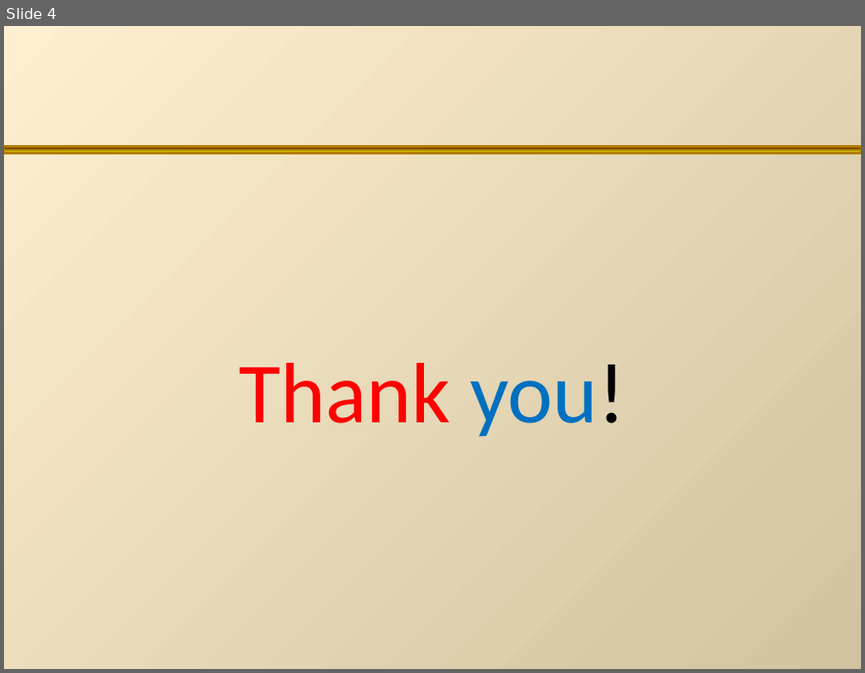
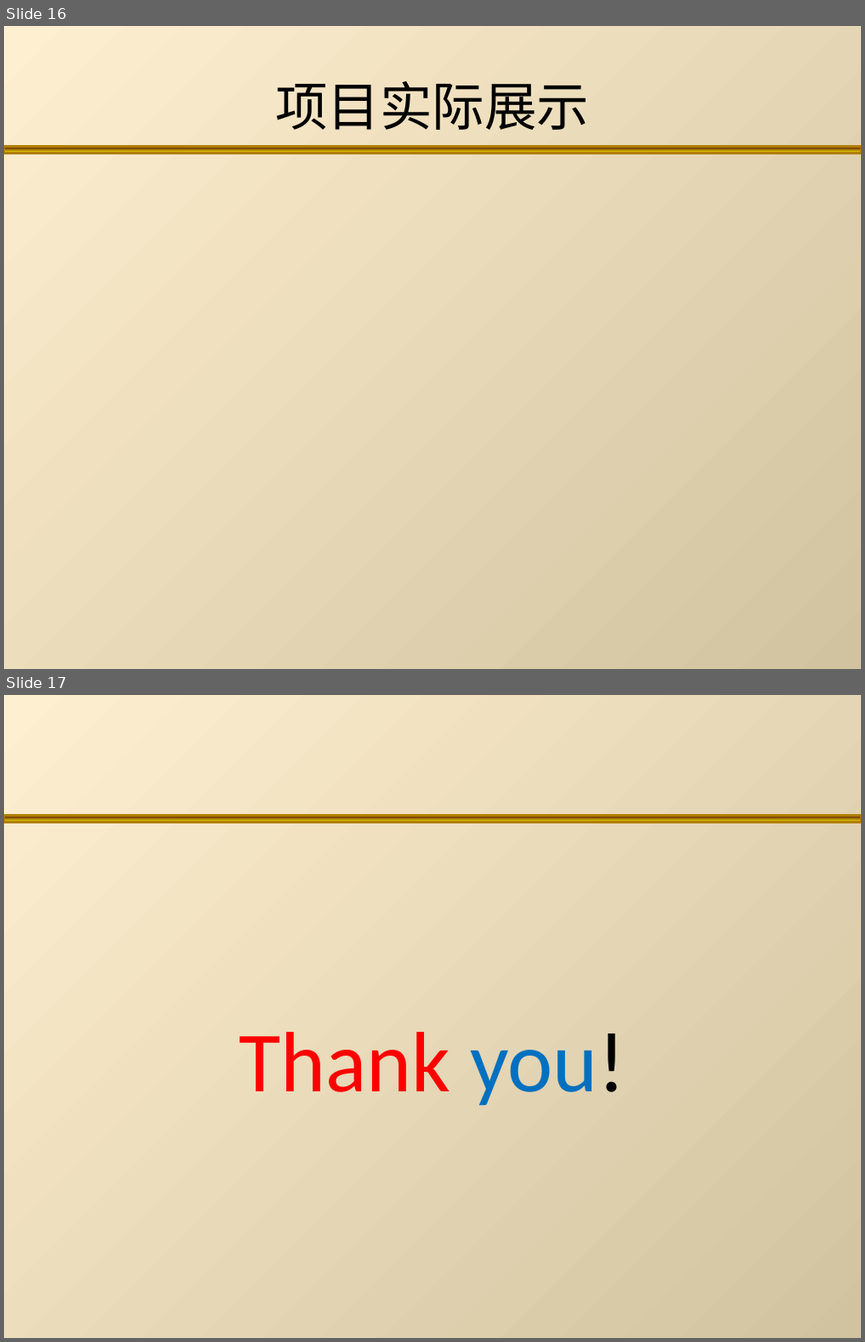
Before and after one commit to TJSS/CreditManage, a slide deck: 文档/积分管理.ppt. Shown one above the other, each under a label of ours: slide 4 before the commit, slides 16 and 17 after it. The pictures are 865x673 and 865x1342 pixels, drawn with LibreOffice and Linux fonts; fonts in the diff are those of the drawing. Boxes give left, top, right and bottom in pixels: in the first picture for what was removed or moved away, otherwise in the second. Text is boxed around its words. In the diff, an @@ line names an element or a change of style, - is before the commit and + after.

```diff
--- a/文档/积分管理.ppt
+++ b/文档/积分管理.ppt
@@ slide 16 added at [4,26,861,669], background gradient #FFEFD1 to #D1C39F; not listed: 1 template element that a slide beside it also shows @@
@@ title added at [275,81,590,130], 44 pt, text #000000 @@
+项目实际展示
@@ what was slide 4 is now slide 17 @@
```
Also in this commit, not shown: 1 slide changed, 13 other slides added, 1 slide removed.
